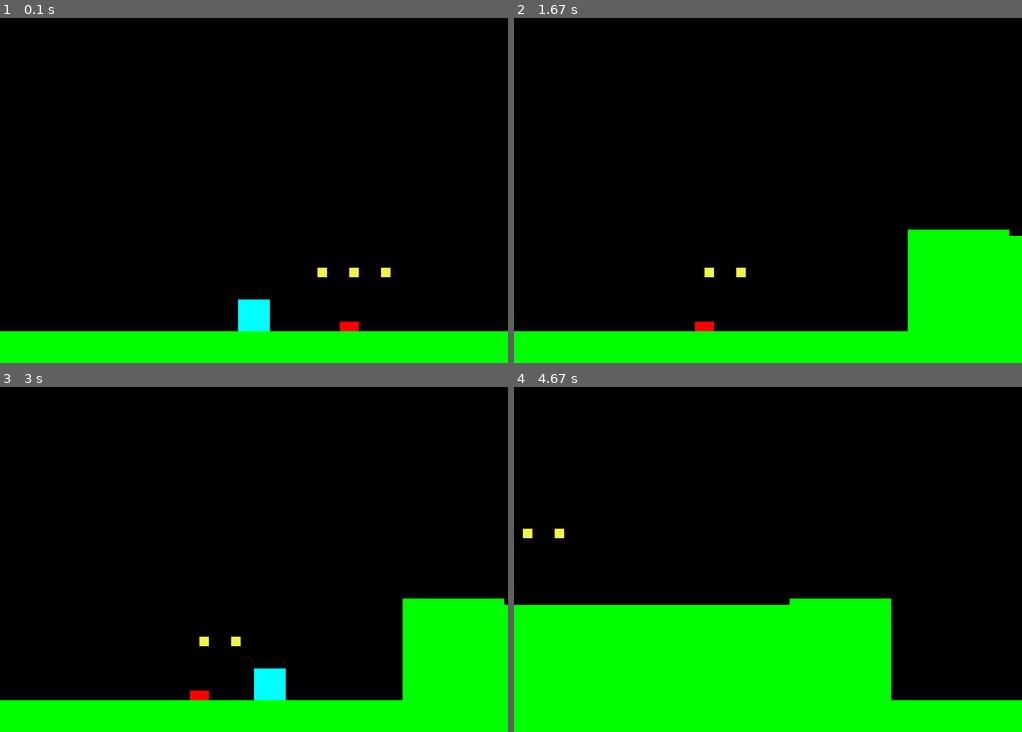
Above: before the commit, frames 1-4 (two rows, left to right).
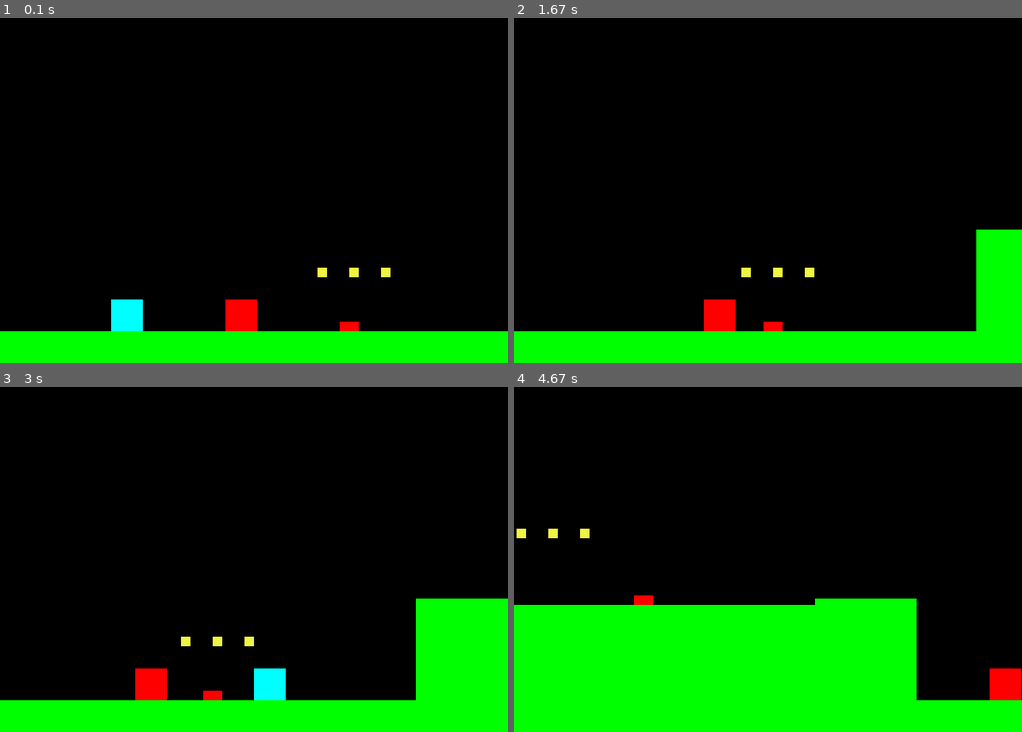
Above: after the commit, the same moments.

Repository: Rundumu/pygame-sonic-clone
Game: pygame game, started from main.py
The game is run twice, just before and just after one commit, with the same random seed, the same clock (stepped at 60 frames per second) and the same inputs.
Inputs:
- Up to frame 1 (0.1 s): no input
- Up to frame 2 (1.67 s): hold Right 0.33-0.8 s; hold Up 0.83-1.13 s; hold Right 1.17-1.63 s
- Up to frame 3 (3 s): hold Left 1.67-2.2 s; hold Down 2.23-2.53 s; hold Left 2.57-2.97 s
- Up to frame 4 (4.67 s): hold Up 3-3.37 s; hold Right 3.4-4.03 s; hold Down 4.07-4.43 s; hold Left from 4.47 s (still down)

The runs differ from the first frame. In frame 1, 1.4% of the frame differs, in the area x 21-54%, y 81-91%; in frame 2, 4.9%, in the area x 35-100%, y 61-91%; in frame 3, 1.8%; in frame 4, 2.4%.

Commit message:
added spikes and enemies

Diff:
--- a/main.py
+++ b/main.py
@@ -60,28 +60,17 @@
 # ramps.add(ramp)
 # ramps.add(ramp2)
 
-# spikes
-spike = Spike(550, HEIGHT - 50)
-spikes = pygame.sprite.Group()
-spikes.add(spike)
 
 # loops
 # loop = Loop(2000, HEIGHT - 50)
 # loops = pygame.sprite.Group()
 # loops.add(loop)
 
-# enemies
-enemy = Enemies(1200, HEIGHT - 100)
-enemies = pygame.sprite.Group()
-enemies.add(enemy)
-
 # all sprites
 sprites = pygame.sprite.Group()
 sprites.add(s)
 sprites.add(ground)
-sprites.add(spike)
-sprites.add(enemy)
-#sprites.add(loop)
+
 
 # rings
 # ring = Ring(100, HEIGHT - 120)
@@ -122,6 +111,22 @@
     plats.add(plat)
     sprites.add(plat)
 
+# spike sprites
+spikes = pygame.sprite.Group()
+
+for i in SPIKE_LIST:
+    spike = Spike(*i)
+    spikes.add(spike)
+    sprites.add(spike)
+
+
+# enemy sprites
+enemies = pygame.sprite.Group()
+
+for e in ENEMY_LIST:
+    enemy = Enemies(*e)
+    enemies.add(enemy)
+    sprites.add(enemy)
 
 # TODO: figure out a way to blit the camera (done)
 
--- a/settings.py
+++ b/settings.py
@@ -111,7 +111,25 @@
 
 
 # Spike properties
-SPIKE_LIST = []
+SPIKE_LIST = [
+    (550, HEIGHT - 50),
+    (1700, HEIGHT - 200),
+    (2600, HEIGHT - 50),
+    (3200, HEIGHT - 50),
+    (3700, HEIGHT - 50),
+    (5170, HEIGHT - 200),
+
+]
+
+# enemy properties
+ENEMY_LIST = [
+    (375, HEIGHT - 50),
+    (1400, HEIGHT - 200),
+    (2300, HEIGHT - 50),
+    (4090, HEIGHT - 300),
+    (5500, HEIGHT - 200),
+    (7863, HEIGHT - 200),
+]
 
 # Player properties
 HALF_P_WIDTH = 25
--- a/sprites.py
+++ b/sprites.py
@@ -12,7 +12,7 @@
         self.image.fill(BLUE)
         self.rect = self.image.get_rect()
         self.rect.center = (WIDTH / 2, HEIGHT - 51)
-        self.pos = vec(WIDTH / 2 , HEIGHT - 51)
+        self.pos = vec(WIDTH / 4 , HEIGHT - 51)
         self.vel = vec(0, 0)
         self.acc = vec(0, 0)
         self.last_update = 0
